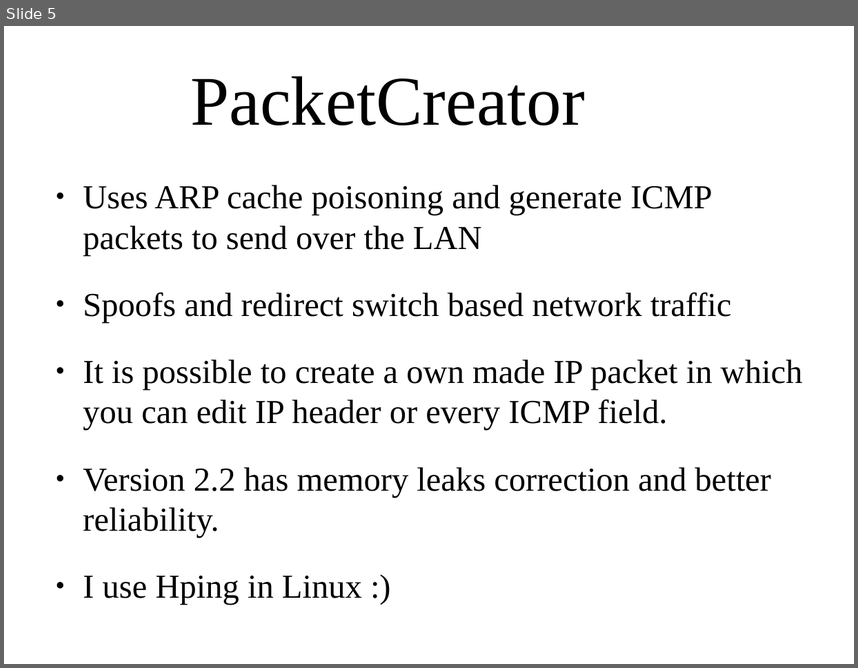
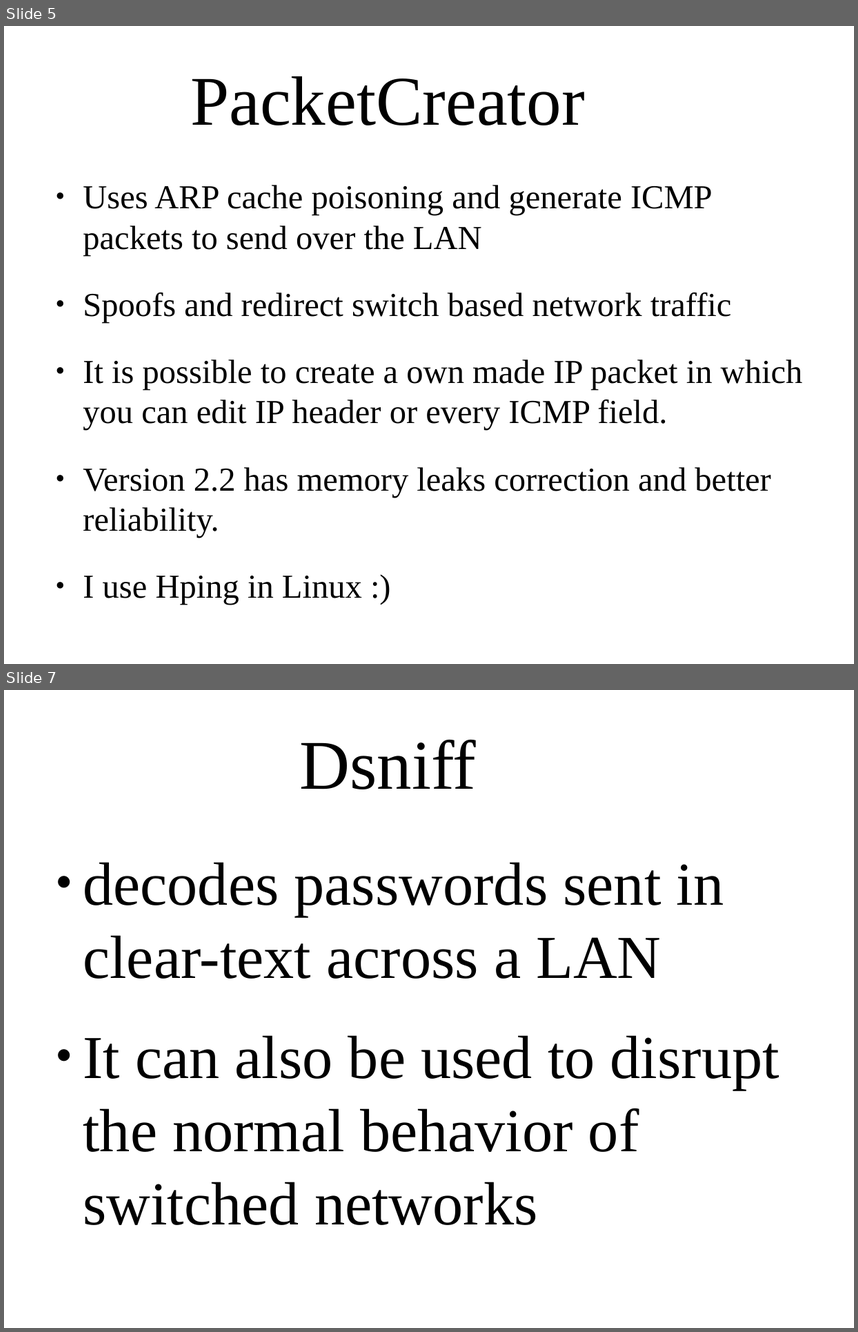
Before and after one commit to dung3on/CEH-ilab, a slide deck: mitm-ceh-ilabStrathmore.odp. Shown one above the other, each under a label of ours: slide 5 before the commit, slides 5 and 7 after it; the slides between them are not shown. The pictures are 858x668 and 858x1332 pixels, drawn with LibreOffice and Linux fonts; fonts in the diff are those of the drawing; background and template pictures are left out. Boxes give left, top, right and bottom in pixels: in the first picture for what was removed or moved away, otherwise in the second. Text is boxed around its words. In the diff, an @@ line names an element or a change of style, - is before the commit and + after.

```diff
--- a/mitm-ceh-ilabStrathmore.odp
+++ b/mitm-ceh-ilabStrathmore.odp
@@ slide 7 added at (4,690,854,1328), background picture (left out) @@
@@ title added at (299,740,476,789), 65.1 pt, text #000000 @@
+Dsniff
@@ text added at (83,862,780,1225), 56.9 pt, text #000000 @@
+● decodes passwords sent in clear-text across a LAN
+● It can also be used to disrupt the normal behavior of switched networks
```
Also in this commit, not shown: 1 slide changed, 2 other slides added, 1 other file.
